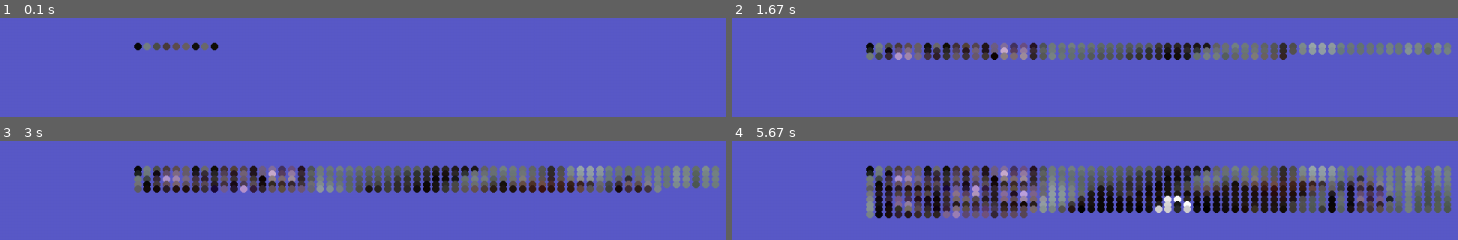
Above: before the commit, frames 1-4 (two rows, left to right).
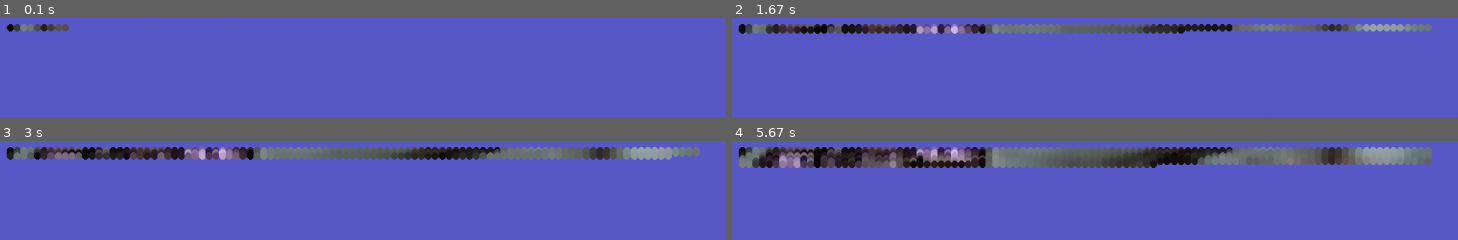
Above: after the commit, the same moments.

Repository: wrafaelharr/Python_projects
Game: pygame game, started from abilitys/read screen/image_tester.py
Two runs of this game, one before a commit and one after it. Both use one fixed random seed, a clock stepped at 60 frames per second and the inputs below.
Inputs:
- Up to frame 1 (0.1 s): no input
- Up to frame 2 (1.67 s): no input
- Up to frame 3 (3 s): no input
- Up to frame 4 (5.67 s): no input

The runs differ from the first frame. In frame 1, 1.2% of the frame differs, in the area x 0-31%, y 6-34%; in frame 2, 17%; in frame 3, 27%; in frame 4, 48%, in the area x 0-100%, y 6-79%.

Commit message:
denis wtf is going on here

Diff:
--- a/abilitys/read screen/image_tester.py
+++ b/abilitys/read screen/image_tester.py
@@ -4,7 +4,8 @@
 pygame.init()
 
 #get image
-im = Image.open('C:\\Users\\Lrhgr\\Desktop\\hobbies\\programing\\image stuff\\image.jpg')
+monkey = 'C:\\Users\\Lrhgr\\Documents\\GitHub\\art\\monkey pics\\image.jpg'
+im = Image.open(monkey)
 
 #get size
 im_width, im_height = im.size
@@ -22,8 +23,8 @@
 
 #functions
 def map_to_scrn(map_size, scrn_size, point):
-    margin_x = 200
-    margin_y = 50
+    margin_x = 30
+    margin_y = 25
 
     x_cons = (scrn_size[0] - margin_x*2)/map_size[0]
     y_cons = (scrn_size[1] - margin_y*2)/map_size[1]
@@ -35,7 +36,7 @@
     return pos_x, pos_y
 
 #veriables
-res = 60
+res = 100
 width_pos = -1
 height_pos = 0
 wid_per_pos = int(im_width/res)
@@ -63,12 +64,15 @@
         if height_pos > res:
             height_pos = 0
 
-    #find pixel pos
-    pos = (width_pos*wid_per_pos, height_pos*hi_per_pos)
-    color = pixel_map[pos[0], pos[1]]
+    try:
+        #find pixel pos
+        pos = (width_pos*wid_per_pos, height_pos*hi_per_pos)
+        color = pixel_map[pos[0], pos[1]]
 
-    #draw circle
-    pygame.draw.circle(display, color, (map_to_scrn(im.size, scrn_size, (width_pos*wid_per_pos, height_pos*hi_per_pos))), 5, 5)
+        #draw circle
+        pygame.draw.circle(display, color, (map_to_scrn(im.size, scrn_size, (width_pos*wid_per_pos, height_pos*hi_per_pos))), 5, 5)
+    except:
+        print('DANG')
 
     #update screen
     pygame.display.update()
